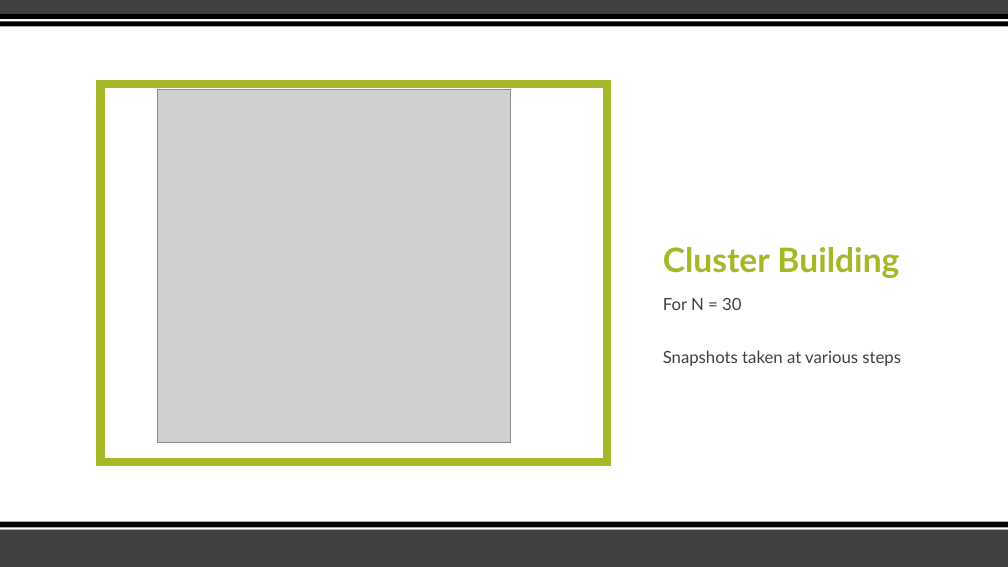
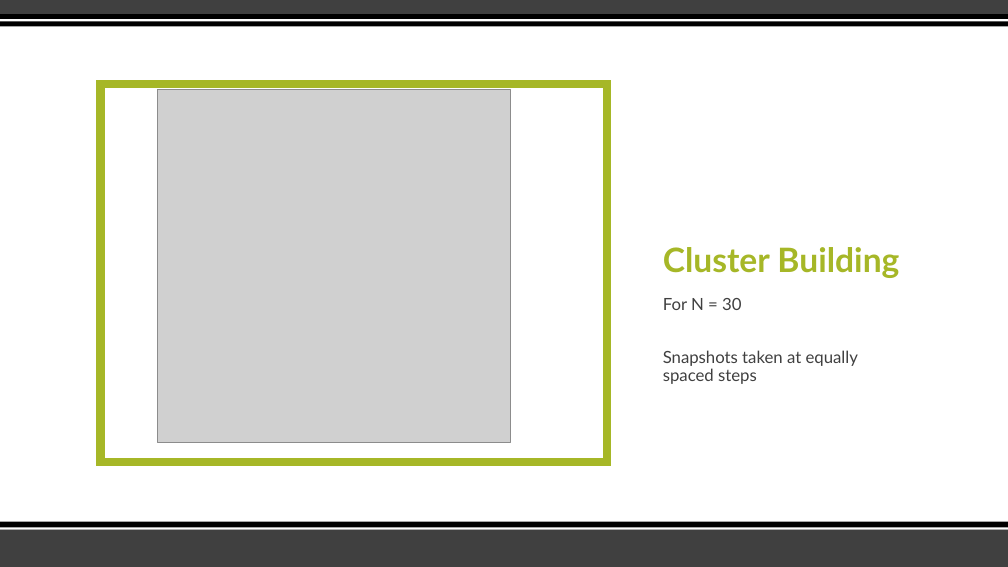
Before and after one commit to tahoeschrader/PHYS566_group4_project-1a_walk-diffusion-cluster, a slide deck: slide 7 of Percolation/Percolation_Presentation.pptx (slide 6 before the commit). Drawn at 1008x567 pixels with LibreOffice and Linux fonts; fonts in the diff are those of the drawing; grey boxes stand for pictures. Boxes give left, top, right and bottom in pixels: in the first picture for what was removed or moved away, otherwise in the second. Text is boxed around its words. In the diff, an @@ line names an element or a change of style, - is before the commit and + after.

```diff
--- a/Percolation/Percolation_Presentation.pptx
+++ b/Percolation/Percolation_Presentation.pptx
@@ text at bbox=[663, 350, 858, 384]: text changed @@
-Snapshots taken at various steps
+Snapshots taken at equally spaced steps
```
Also in this commit, not shown: 3 other slides changed, 3 slides added, 2 slides removed.
